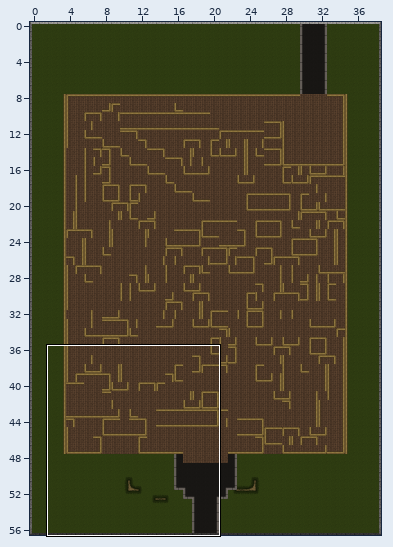
Tiled map: resources/maps/map3.tmx. Above, an overview of the earlier version with the close-up marked.
Close-up. Before the commit:
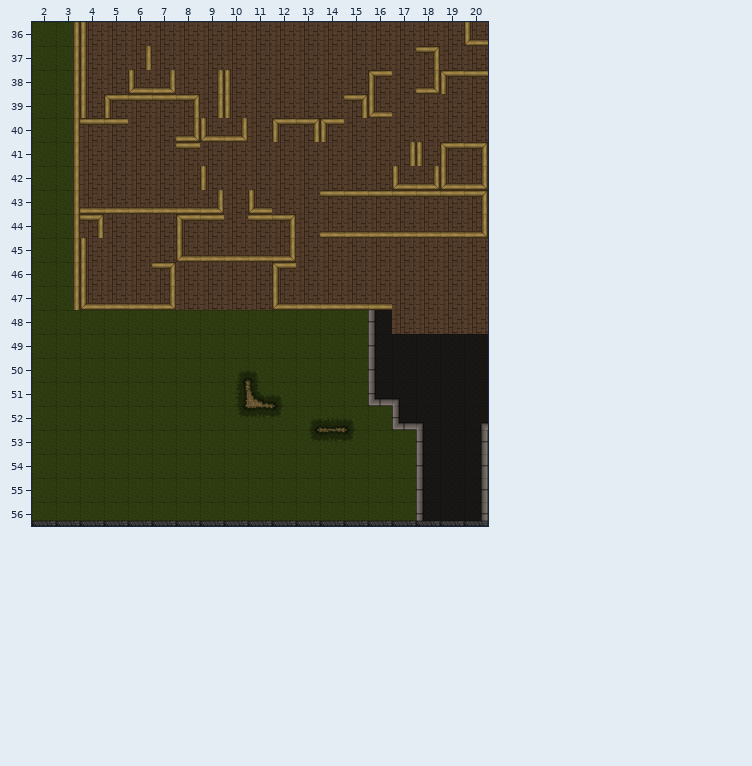
Cells are 89x89 px. Shown: x 2..20, y 36..56. The commit also changed other parts of the map, which this record leaves out.
After:
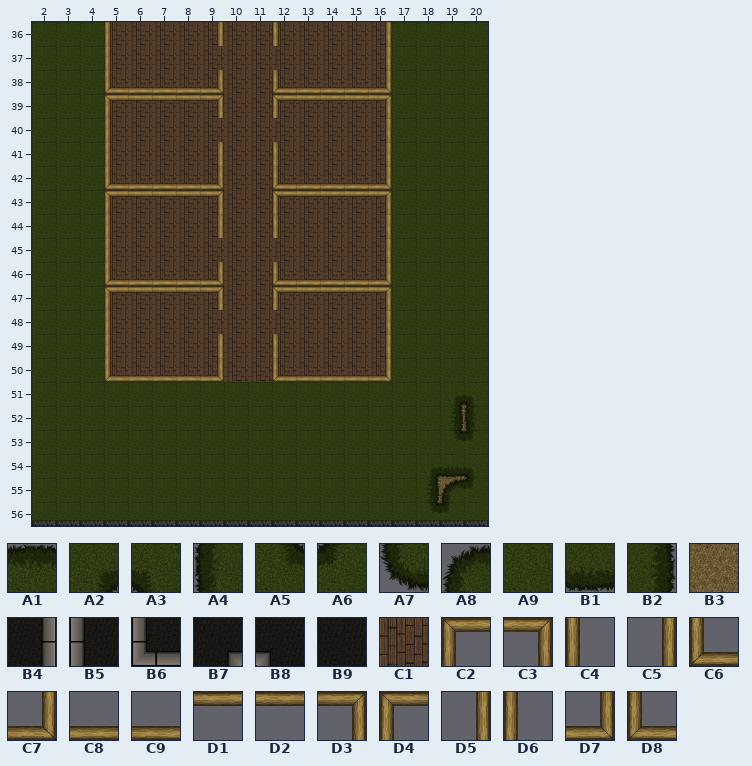
Key: from "Nature": A1 0 "grass_tiles_0003_Layer-5", A2 1 "grass_tiles_0004_Layer-5", A3 2 "grass_tiles_0005_Layer-5", A4 3 "grass_tiles_0006_Layer-4", A5 4 "grass_tiles_0007_Layer-4", A6 5 "grass_tiles_0008_Layer-4", A7 6 "grass_tiles_0009_Layer-4", A8 9 "grass_tiles_0012_Layer-4", A9 10 "grass_tiles_0000_Layer-5", B1 11 "grass_tiles_0001_Layer-5", B2 12 "grass_tiles_0002_Layer-5", B3 34 "ground_tiles_0012_Layer-"; from "Road": B4 3 "asphalt_tiles_0003_Layer", B5 4 "asphalt_tiles_0004_Layer", B6 5 "asphalt_tiles_0005_Layer", B7 10 "asphalt_tiles_0010_Layer", B8 11 "asphalt_tiles_0011_Layer", B9 12 "asphalt_tiles_0012_Layer", C1 13 "wood (Tile)"; from "Structure": C2 71 "walls_0002_Layer-3 (Tile", C3 71 flipped left-right "walls_0002_Layer-3 (Tile", C4 72 "walls_0003_Layer-4 (Tile", C5 72 flipped left-right "walls_0003_Layer-4 (Tile", C6 73 "walls_0004_Layer-5 (Tile", C7 73 flipped left-right "walls_0004_Layer-5 (Tile", C8 74 "walls_0005_Layer-6 (Tile", C9 74 flipped left-right "walls_0005_Layer-6 (Tile", D1 75 "walls_0006_Layer-7 (Tile", D2 75 flipped left-right "walls_0006_Layer-7 (Tile", D3 76 "walls_0007_Layer-8 (Tile", D4 76 flipped left-right "walls_0007_Layer-8 (Tile", D5 77 "walls_0008_Layer-9 (Tile", D6 77 flipped left-right "walls_0008_Layer-9 (Tile", D7 78 "walls_0009_Layer-10 (Til", D8 78 flipped left-right "walls_0009_Layer-10 (Til".
__ is an empty cell, ## one hidden under a higher layer.
Tiles replaced or removed in this view: A1, A2, A3, A5, A6, A7, B1, B2, B4, B5, B6, B7, B8, B9, C1, C2, C4, C6, C8, D1, D3, D5, D7.
What changed:
Changed rows in their new state; .. is an unchanged cell.
Layer "Dirt":
first column x 18:
55 B3 B3 B3
56 B3 B3 ..
Layer "Grass":
first column x 10:
49 .. .. .. .. .. .. .. .. A9 A9 ..
50 ## ## .. .. .. .. .. .. A9 A9 ..
51 A9 A9 A9 .. .. .. .. .. A9 A2 A3
52 A9 A9 A9 A9 A9 A9 .. .. .. B2 A4
53 .. .. .. A9 A9 A9 .. .. .. A5 A6
54 .. .. .. .. .. .. .. .. A2 B1 A3
55 .. .. .. .. .. .. .. .. B2 A8 A6
56 .. .. .. .. .. .. .. .. A5 A6 ..
Layer "Road":
first column x 4:
36 __ .. .. .. .. .. .. .. .. .. .. .. .. __ __ __ __
37 __ .. .. .. .. .. .. .. .. .. .. .. .. __ __ __ __
38 __ .. .. .. .. .. .. .. .. .. .. .. .. __ __ __ __
39 __ .. .. .. .. .. .. .. .. .. .. .. .. __ __ __ __
40 __ .. .. .. .. .. .. .. .. .. .. .. .. __ __ __ __
41 __ .. .. .. .. .. .. .. .. .. .. .. .. __ __ __ __
42 __ .. .. .. .. .. .. .. .. .. .. .. .. __ __ __ __
43 __ .. .. .. .. .. .. .. .. .. .. .. .. __ __ __ __
44 __ .. .. .. .. .. .. .. .. .. .. .. .. __ __ __ __
45 __ .. .. .. .. .. .. .. .. .. .. .. .. __ __ __ __
46 __ .. .. .. .. .. .. .. .. .. .. .. .. __ __ __ __
47 __ .. .. .. .. .. .. .. .. .. .. .. .. __ __ __ __
48 .. C1 C1 C1 C1 C1 C1 C1 C1 C1 C1 C1 C1 __ __ __ __
49 .. C1 C1 C1 C1 C1 C1 C1 C1 C1 C1 C1 C1 __ __ __ __
50 .. C1 C1 C1 C1 C1 C1 C1 C1 C1 C1 C1 C1 __ __ __ __
51 .. .. .. .. .. .. .. .. .. .. .. .. __ __ __ __ __
52 .. .. .. .. .. .. .. .. .. .. .. .. .. __ __ __ __
53 .. .. .. .. .. .. .. .. .. .. .. .. .. .. __ __ __
54 .. .. .. .. .. .. .. .. .. .. .. .. .. .. __ __ __
55 .. .. .. .. .. .. .. .. .. .. .. .. .. .. __ __ __
56 .. .. .. .. .. .. .. .. .. .. .. .. .. .. __ __ __
Layer "Walls":
first column x 3:
36 __ __ C4 .. .. .. D5 .. .. D6 .. .. .. C5 .. .. .. __
37 __ __ C4 __ .. .. .. .. .. .. .. .. .. C5 .. __ .. ..
38 __ __ C6 C8 C8 C8 D7 __ .. D8 C9 C9 C9 C7 .. __ __ __
39 __ __ .. .. .. D1 D3 __ .. D4 D2 D2 D2 C3 .. .. .. ..
40 __ __ C4 .. .. __ __ __ .. __ __ __ .. C5 .. .. .. ..
41 __ .. C4 .. .. __ D5 .. .. D6 .. .. .. C5 __ __ __ __
42 __ .. C6 C8 C8 C8 D7 .. .. D8 C9 C9 C9 C7 __ __ __ __
43 __ __ C2 D1 D1 D1 D3 .. __ D4 D2 .. .. C3 __ __ __ __
44 __ __ C4 .. .. __ D5 .. __ D6 .. __ __ C5 __ __ __ __
45 __ __ C4 .. .. __ __ __ __ __ .. .. .. C5 .. .. .. ..
46 __ __ C6 C8 C8 C8 D7 .. .. D8 C9 C9 C9 C7 .. .. .. ..
47 __ __ C2 D1 D1 D1 D3 .. .. D4 D2 D2 D2 C3 .. .. .. ..
48 .. .. C4 .. .. .. .. .. .. .. .. .. .. C5 .. .. .. ..
49 .. .. C4 .. .. .. D5 .. .. D6 .. .. .. C5 .. .. .. ..
50 .. .. C6 C8 C8 C8 D7 .. .. D8 C9 C9 C9 C7 .. .. .. ..
Pixel boxes of the changes (left, top, right, bottom) in both close-ups:
changed: (73, 22, 488, 521)
